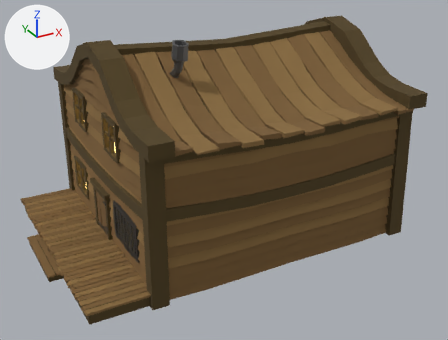
Renders of the glTF model public/models/buildings/store.glb from each side of a commit.
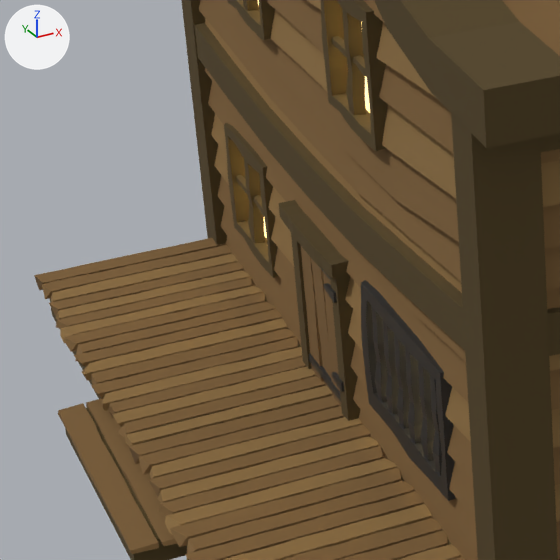
Old and new are each drawn whole from a 50 mm lens placed at (-10.16, -18.39, 10.96), pointed at (-0.55, -0.92, 2.22) and again close up on the part from 2% to 38% of the width and 36% to 82% of the height. Lighting does not change. The marker at upper left points along +X, +Y and +Z. The last two pictures show the newer version. Where no turn or scale is listed for an object, it has been applied to the vertices.
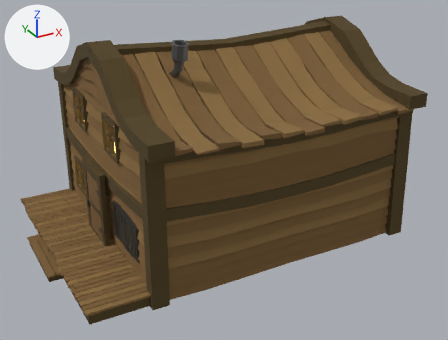
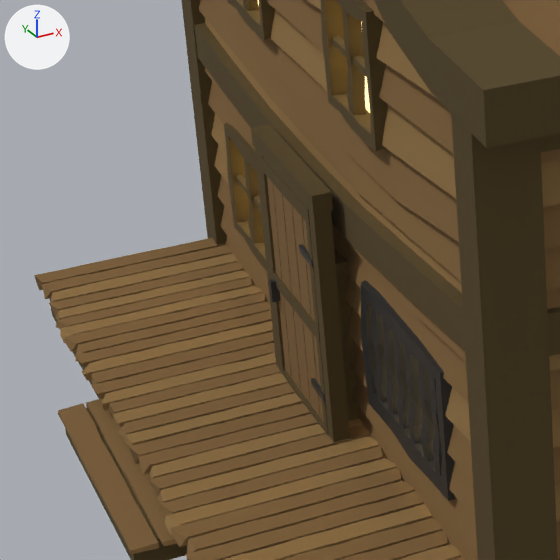
Location of each change, [x1, y1, x2, y2] in pixels of the close-ups (560 x 560 px):
'DoorPanel', added
    after: [259, 153, 329, 435]
    faces in mat_woodbright2_003 (brown #7a5d35): [267, 177, 324, 422]
    faces in mat_wooddark_003 (brown #52411f): [259, 153, 329, 435]
    faces in mat_metalbar_001 (black #2c2c2c): [269, 244, 325, 402]
'DoorFrame', added
    after: [251, 124, 350, 442]

Edits to the bpy script that builds the scene:
```text
Add mat_doorinteriordark_001:
    mat_doorinteriordark_001 = principled_material('DoorInteriorDark.001')
    mat_doorinteriordark_001.base_color = (0.012, 0.008, 0.006)  # black #1d1612
    mat_doorinteriordark_001.roughness = 1.0
Add me_doorpanel_001:
    me_doorpanel_001.from_pydata(...)  # 112 vertices, 168 faces; spans x -0.11..0.03, y 0.0..1.46, z 0.0..2.51
    # faces by material slot: [60, 72, 36]
    me_doorpanel_001.materials.append(mat_woodbright2_003)  # brown #7a5d35
    me_doorpanel_001.materials.append(mat_wooddark_003)  # brown #52411f
    me_doorpanel_001.materials.append(mat_metalbar_001)  # black #2c2c2c
Add me_doorframe:
    me_doorframe.from_pydata(...)  # a box spanning x -5.0..-4.84, y -0.88..-0.72, z 0.16..2.87, material slot 0; a box spanning x -5.0..-4.84, y 0.72..0.88, z 0.16..2.87, material slot 0; a box spanning x -5.01..-4.83, y -0.91..0.91, z 2.76..2.94, material slot 0; a box spanning x -5.01..-4.83, y -0.88..0.88, z 0.18..0.26, material slot 0; a box spanning x -4.91..-4.85, y -0.77..0.77, z 0.17..2.78, material slot 1
    me_doorframe.materials.append(mat_wooddark_003)  # brown #52411f
    me_doorframe.materials.append(mat_doorinteriordark_001)  # black #1d1612
Add ob_doorpanel:
    ob_doorpanel = bpy.data.objects.new('DoorPanel', me_doorpanel_001)
    ob_doorpanel.location = (-4.95, -0.73, 0.24)
Add ob_doorframe:
    ob_doorframe = bpy.data.objects.new('DoorFrame', me_doorframe)
    ob_doorframe.location = (0.0, 0.0, 0.0)
```
